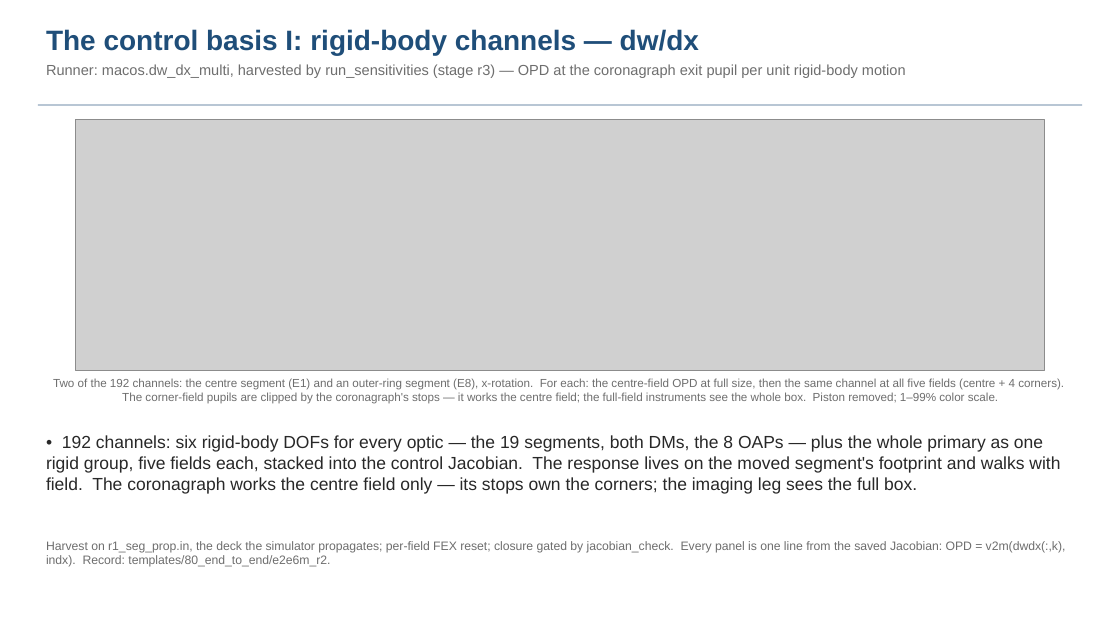
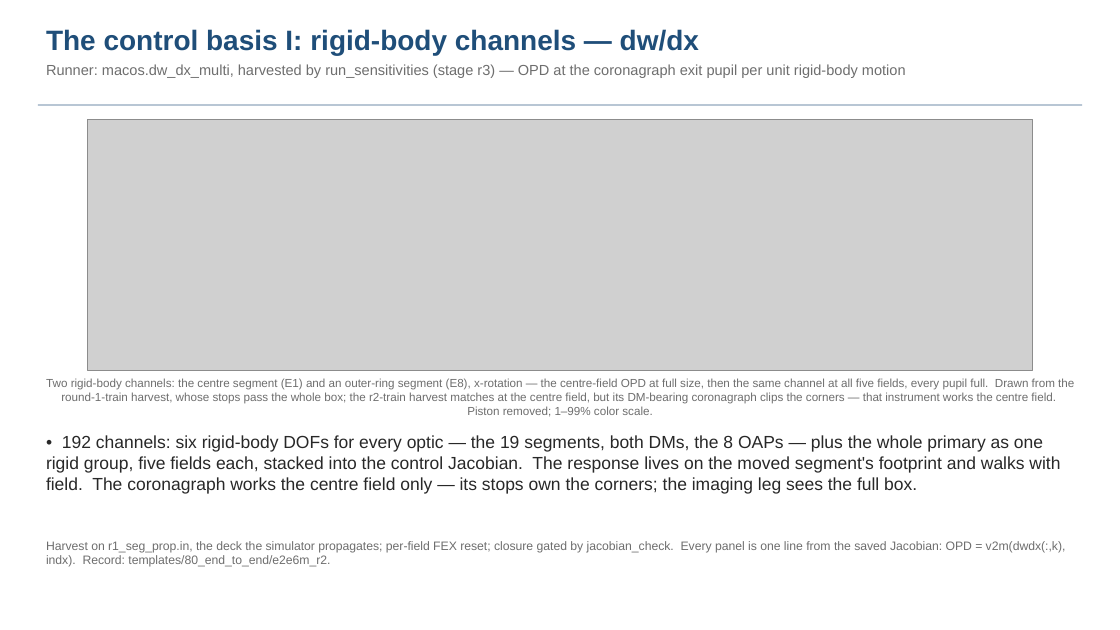
Before and after one commit to nasa-jpl/macos, a slide deck: slide 22 of demo_session/baseline_pass3.pptx. Drawn at 1120x630 pixels with LibreOffice and Linux fonts; fonts in the diff are those of the drawing; grey boxes stand for pictures. Boxes give left, top, right and bottom in pixels: in the first picture for what was removed or moved away, otherwise in the second. Text is boxed around its words. In the diff, an @@ line names an element or a change of style, - is before the commit and + after.

```diff
--- a/demo_session/baseline_pass3.pptx
+++ b/demo_session/baseline_pass3.pptx
@@ picture: place and size @@
-picture at [76,119,1044,371]
+picture at [87,119,1033,371]
@@ text at [46,378,1074,417]: text changed @@
-Two of the 192 channels: the centre segment (E1) and an outer-ring segment (E8), x-rotation. For each: the centre-field OPD at full size, then the same channel at all five fields (centre + 4 corners). The corner-field pupils are clipped by the coronagraph's stops — it works the centre field; the full-field instruments see the whole box. Piston removed; 1–99% color scale.
+Two rigid-body channels: the centre segment (E1) and an outer-ring segment (E8), x-rotation — the centre-field OPD at full size, then the same channel at all five fields, every pupil full. Drawn from the round-1-train harvest, whose stops pass the whole box; the r2-train harvest matches at the centre field, but its DM-bearing coronagraph clips the corners — that instrument works the centre field. Piston removed; 1–99% color scale.
```
Also in this commit, not shown: 2 other slides changed, 7 other files.
